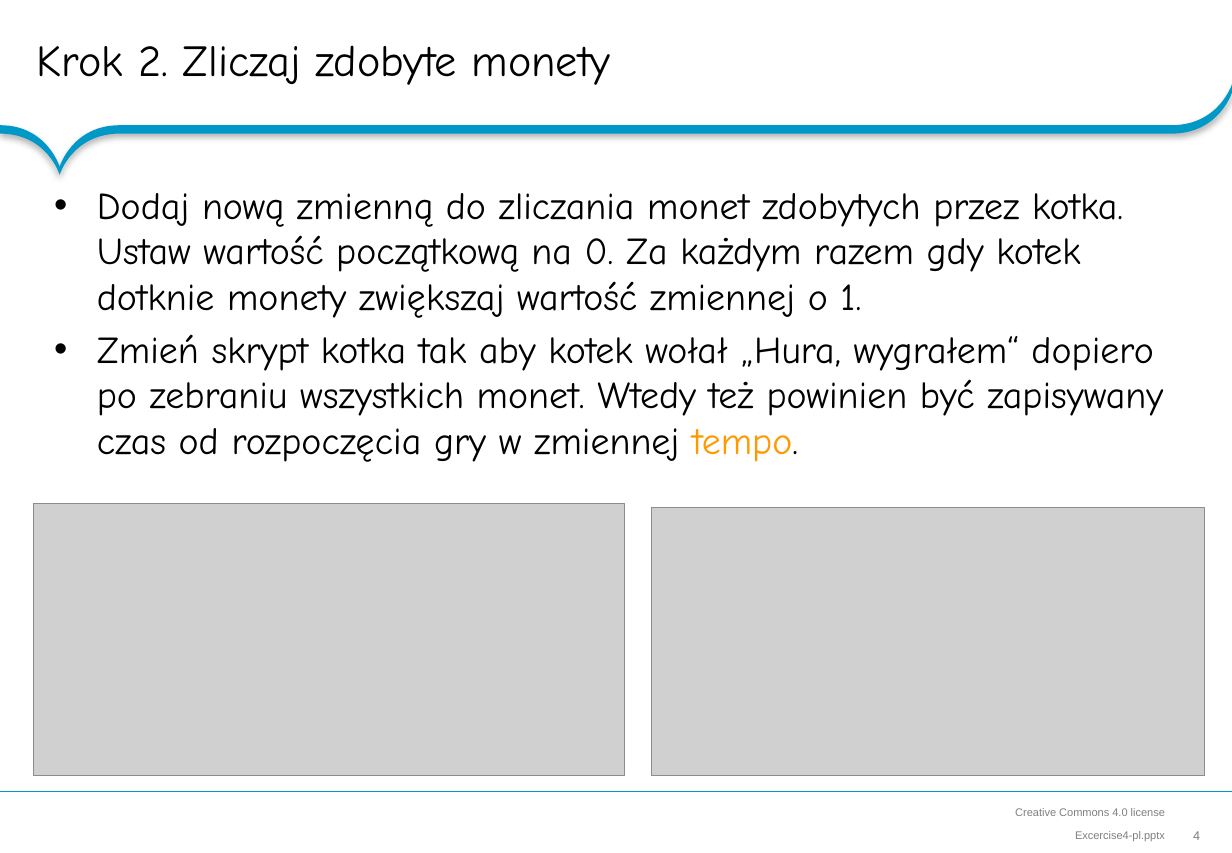
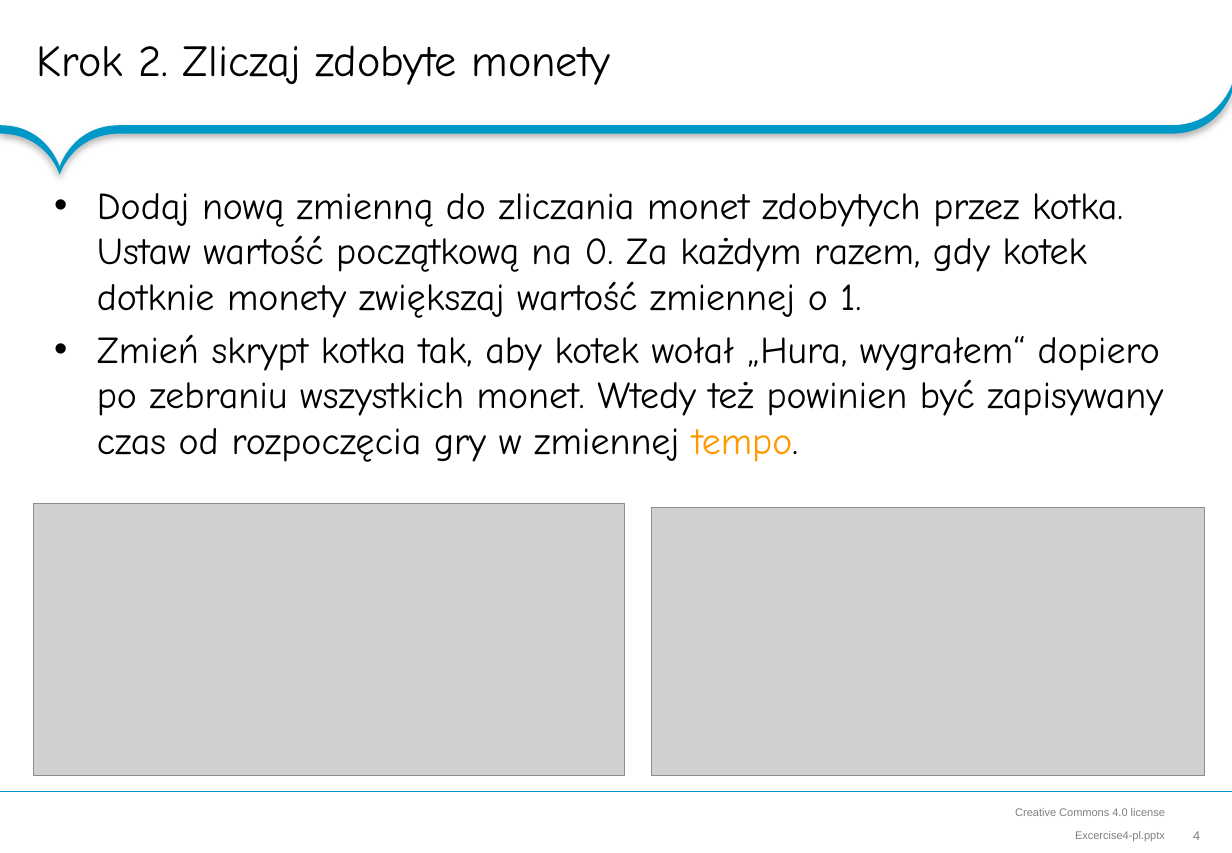
Before and after one commit to RoboCap/scratch, a slide deck: slide 4 of hands-on-lab/Excercise4-pl.pptx. Drawn at 1232x853 pixels with LibreOffice and Linux fonts; fonts in the diff are those of the drawing; grey boxes stand for pictures; background and template pictures are left out. Boxes give left, top, right and bottom in pixels: in the first picture for what was removed or moved away, otherwise in the second. Text is boxed around its words. In the diff, an @@ line names an element or a change of style, - is before the commit and + after.

```diff
--- a/hands-on-lab/Excercise4-pl.pptx
+++ b/hands-on-lab/Excercise4-pl.pptx
@@ text at (97,193,1163,462): text changed @@
-• Dodaj nową zmienną do zliczania monet zdobytych przez kotka. Ustaw wartość początkową na 0. Za każdym razem gdy kotek dotknie monety zwiększaj wartość zmiennej o 1.
-• Zmień skrypt kotka tak aby kotek wołał „Hura, wygrałem“ dopiero po zebraniu wszystkich monet. Wtedy też powinien być zapisywany czas od rozpoczęcia gry w zmiennej tempo.
+• Dodaj nową zmienną do zliczania monet zdobytych przez kotka. Ustaw wartość początkową na 0. Za każdym razem, gdy kotek dotknie monety zwiększaj wartość zmiennej o 1.
+• Zmień skrypt kotka tak, aby kotek wołał „Hura, wygrałem“ dopiero po zebraniu wszystkich monet. Wtedy też powinien być zapisywany czas od rozpoczęcia gry w zmiennej tempo.
```
Also in this commit, not shown: 2 other slides changed, 2 other files.
